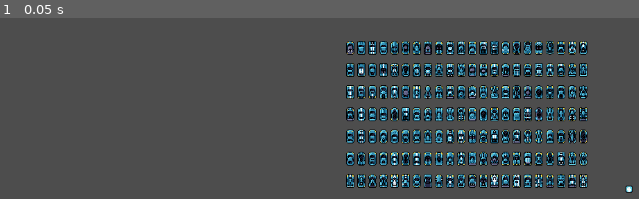
Above: before the commit, frame 1.
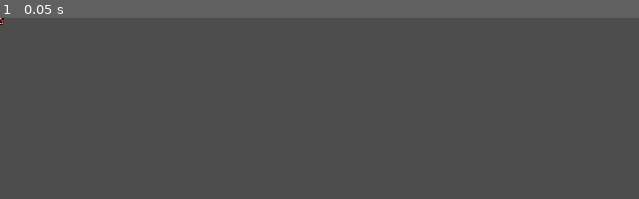
Above: after the commit, the same moment.

Repository: rylbre18/DTE-project
Game: Godot game, scene res://untitled_8_01.tscn
The game is run twice, just before and just after one commit, with the same random seed, the same clock (stepped at 60 frames per second) and the same inputs.
Inputs:
- Up to frame 1 (0.05 s): no input

The runs differ from the first frame. In frame 1, 15% of the frame differs, in the area x 0-100%, y 0-97%.

Commit message:
version1.1

Diff:
--- a/project.godot
+++ b/project.godot
@@ -14,3 +14,7 @@
 run/main_scene="uid://7hv71nunc8ig"
 config/features=PackedStringArray("4.4", "Forward Plus")
 config/icon="res://icon.svg"
+
+[rendering]
+
+textures/canvas_textures/default_texture_filter=0
--- a/untitled_8_01.tscn
+++ b/untitled_8_01.tscn
@@ -1,14 +1,24 @@
-[gd_scene load_steps=3 format=3 uid="uid://7hv71nunc8ig"]
+[gd_scene load_steps=4 format=3 uid="uid://7hv71nunc8ig"]
 
-[ext_resource type="Texture2D" uid="uid://dgbnpgcqc2it3" path="res://Fast Fury Assets/Vehicles/Racing Cars/racing_cars_blue.png" id="1_k30j5"]
-[ext_resource type="Texture2D" uid="uid://di3l2esvfl05b" path="res://Fast Fury Assets/HUD/Mini Map/car_dealer_icon.png" id="2_7qjo7"]
+[ext_resource type="Texture2D" uid="uid://4wglc7m075ae" path="res://Fast Fury Assets/Vehicles/Racing Cars/racing_cars_red.png" id="1_k30j5"]
 
-[node name="Node2D" type="Node2D"]
+[sub_resource type="AtlasTexture" id="AtlasTexture_7qjo7"]
+atlas = ExtResource("1_k30j5")
+region = Rect2(288, 32, 16, 32)
 
-[node name="RacingCarsBlue" type="Sprite2D" parent="."]
-position = Vector2(673, 139)
-texture = ExtResource("1_k30j5")
+[sub_resource type="SpriteFrames" id="SpriteFrames_ocwa0"]
+animations = [{
+"frames": [{
+"duration": 1.0,
+"texture": SubResource("AtlasTexture_7qjo7")
+}],
+"loop": true,
+"name": &"new_animation",
+"speed": 5.0
+}]
 
-[node name="CarDealerIcon" type="Sprite2D" parent="."]
-position = Vector2(907, 247)
-texture = ExtResource("2_7qjo7")
+[node name="CharacterBody2D" type="CharacterBody2D"]
+
+[node name="AnimatedSprite2D" type="AnimatedSprite2D" parent="."]
+sprite_frames = SubResource("SpriteFrames_ocwa0")
+animation = &"new_animation"
